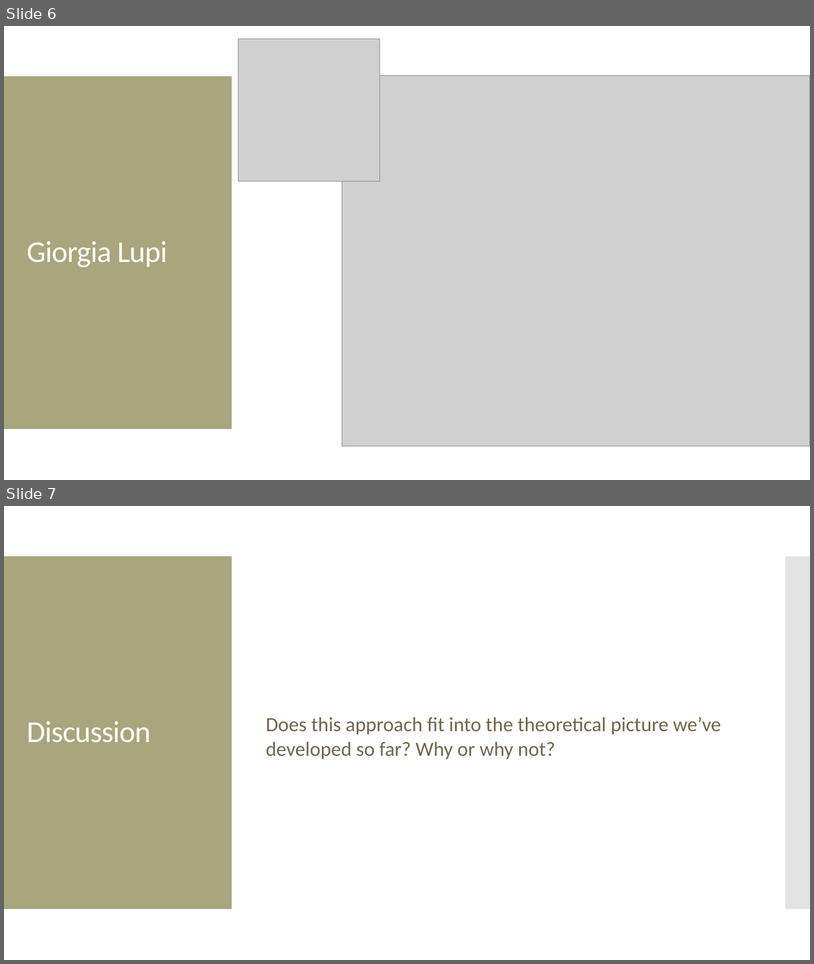
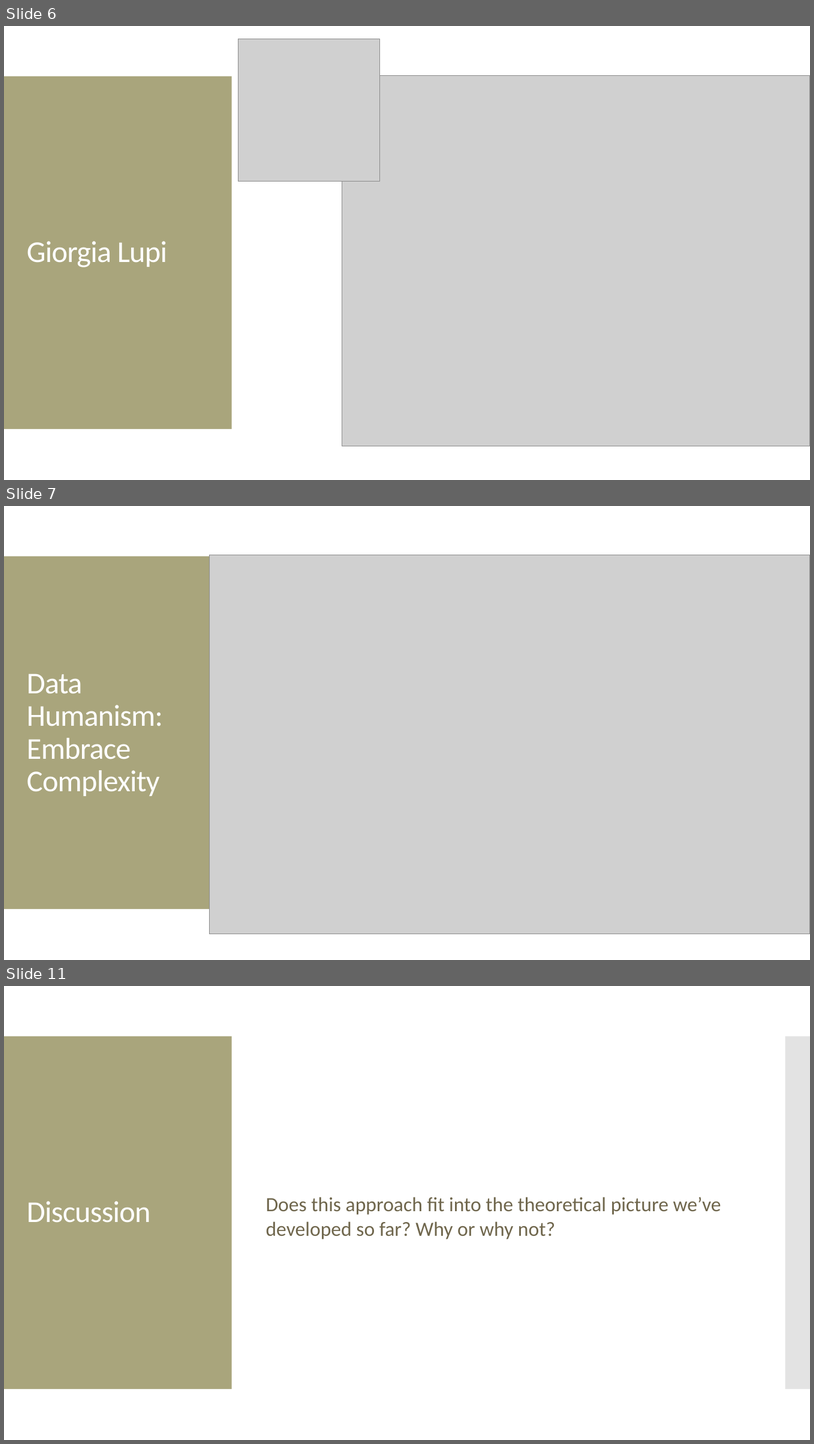
Before and after one commit to amosca01/SDS-CSC109, a slide deck: slides/10-data-humanism.pptx. Shown one above the other, each under a label of ours: slides 6 and 7 before the commit, slides 6, 7 and 11 after it; the slides between them are not shown. The pictures are 814x964 and 814x1444 pixels, drawn with LibreOffice and Linux fonts; fonts in the diff are those of the drawing; grey boxes stand for pictures. Boxes give left, top, right and bottom in pixels: in the first picture for what was removed or moved away, otherwise in the second. Text is boxed around its words. In the diff, an @@ line names an element or a change of style, - is before the commit and + after.

```diff
--- a/slides/10-data-humanism.pptx
+++ b/slides/10-data-humanism.pptx
@@ slide 7 added at (4,506,810,960), background #FFFFFF; not listed: 2 template elements that a slide beside it also shows @@
@@ picture added at (209,555,810,934) @@
@@ title added at (27,673,163,796), 36 pt, text #FFFFFF @@
+Data Humanism: Embrace Complexity
@@ what was slide 7 is now slide 11 @@
```
Also in this commit, not shown: 3 other slides added, 4 other files.
